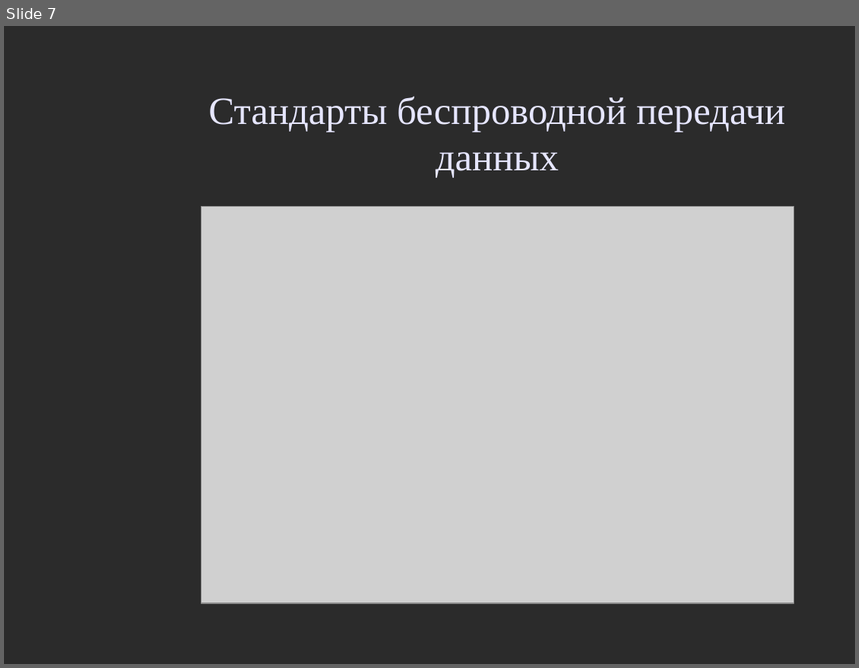
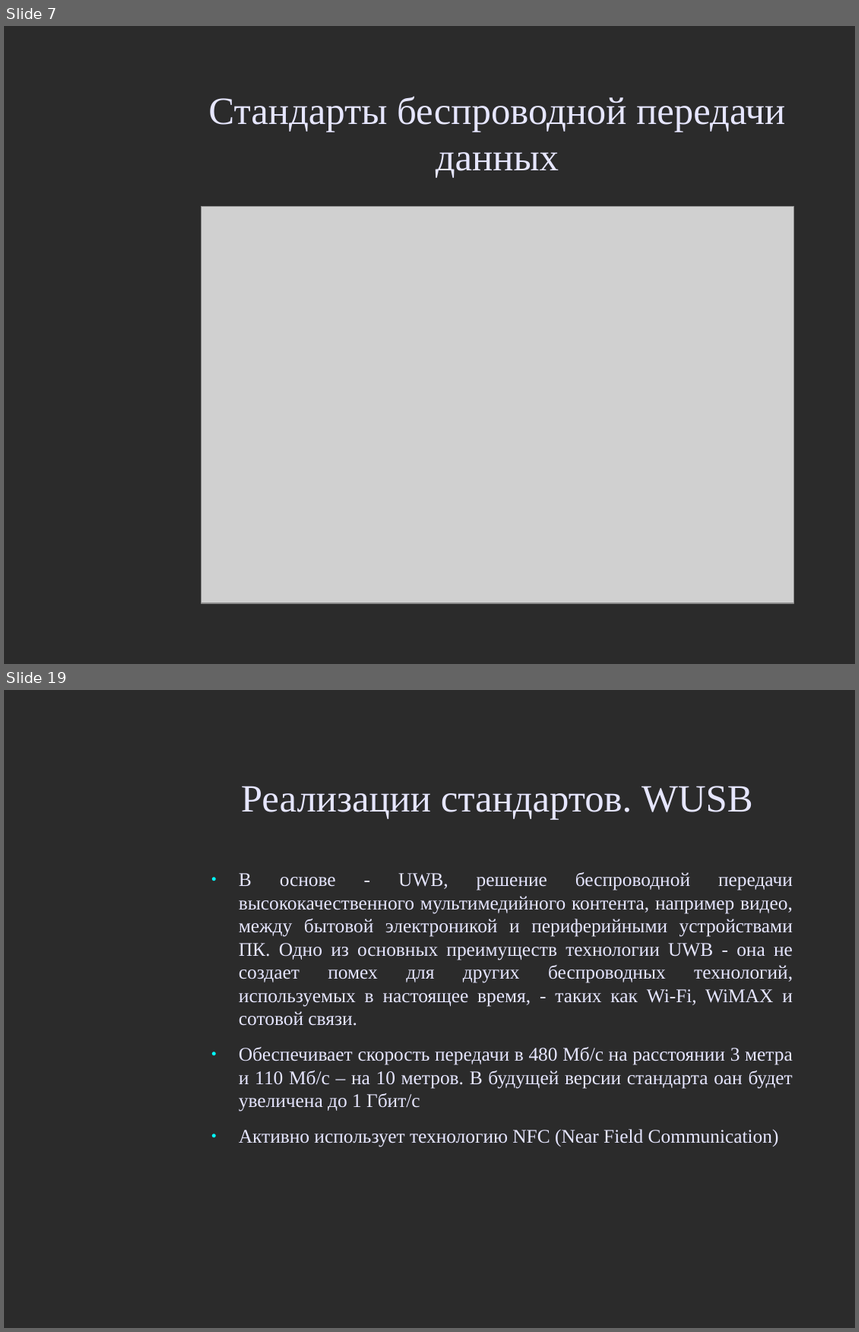
Before and after one commit to aeremenok/a-team-777, a slide deck: 10/smm/doc/eav_wireless.odp. Shown one above the other, each under a label of ours: slide 7 before the commit, slides 7 and 19 after it; the slides between them are not shown. The pictures are 859x668 and 859x1332 pixels, drawn with LibreOffice and Linux fonts; fonts in the diff are those of the drawing; grey boxes stand for pictures; background and template pictures are left out; a plain dark background stands for a picture behind light text. Boxes give left, top, right and bottom in pixels: in the first picture for what was removed or moved away, otherwise in the second. Text is boxed around its words. In the diff, an @@ line names an element or a change of style, - is before the commit and + after.

```diff
--- a/10/smm/doc/eav_wireless.odp
+++ b/10/smm/doc/eav_wireless.odp
@@ slide 19 added at (4, 690, 855, 1328), background picture (left out) @@
@@ title added at (241, 786, 753, 819), 36 pt, text #E6E6FF @@
+Реализации стандартов. WUSB
@@ text added at (239, 872, 793, 1148), 18 pt, text #E6E6FF @@
+● В основе - UWB, решение беспроводной передачи высококачественного мультимедийного контента, например видео, между бытовой электроникой и периферийными устройствами ПК. Одно из основных преимуществ технологии UWB - она не создает помех для других беспроводных технологий, используемых в настоящее время, - таких как Wi-Fi, WiMAX и сотовой связи.
+● Обеспечивает скорость передачи в 480 Мб/с на расстоянии 3 метра и 110 Мб/с – на 10 метров. В будущей версии стандарта оан будет увеличена до 1 Гбит/с
+● Активно использует технологию NFC (Near Field Communication)
```
Also in this commit, not shown: 1 slide changed, 37 other slides added, 1 other file.
